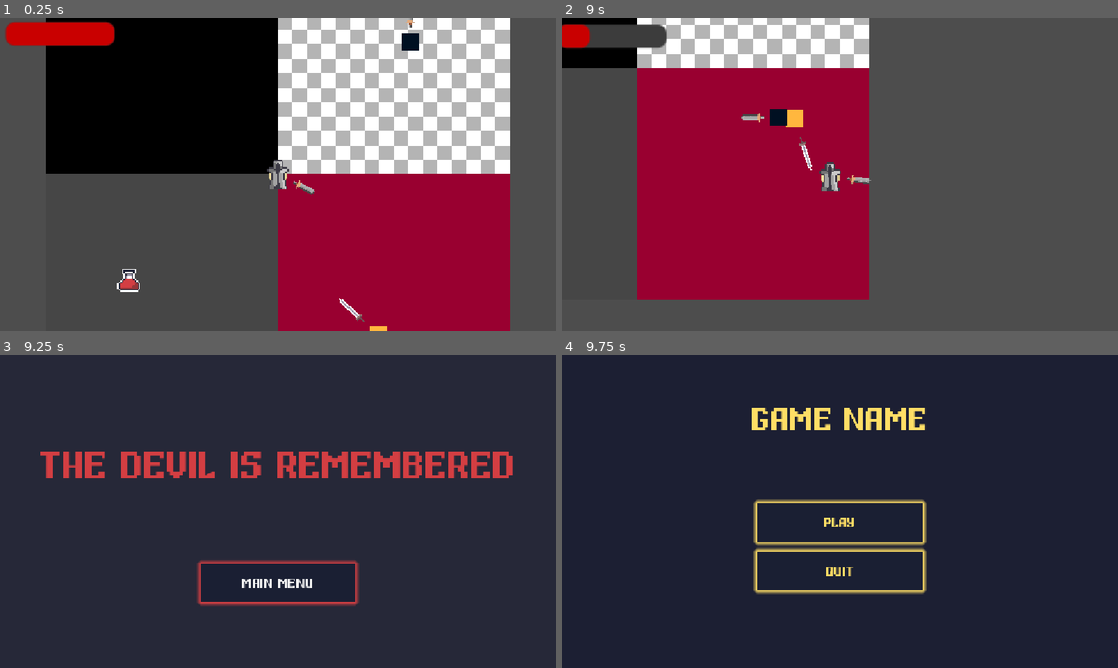
Above: before the commit, frames 1-4 (two rows, left to right).
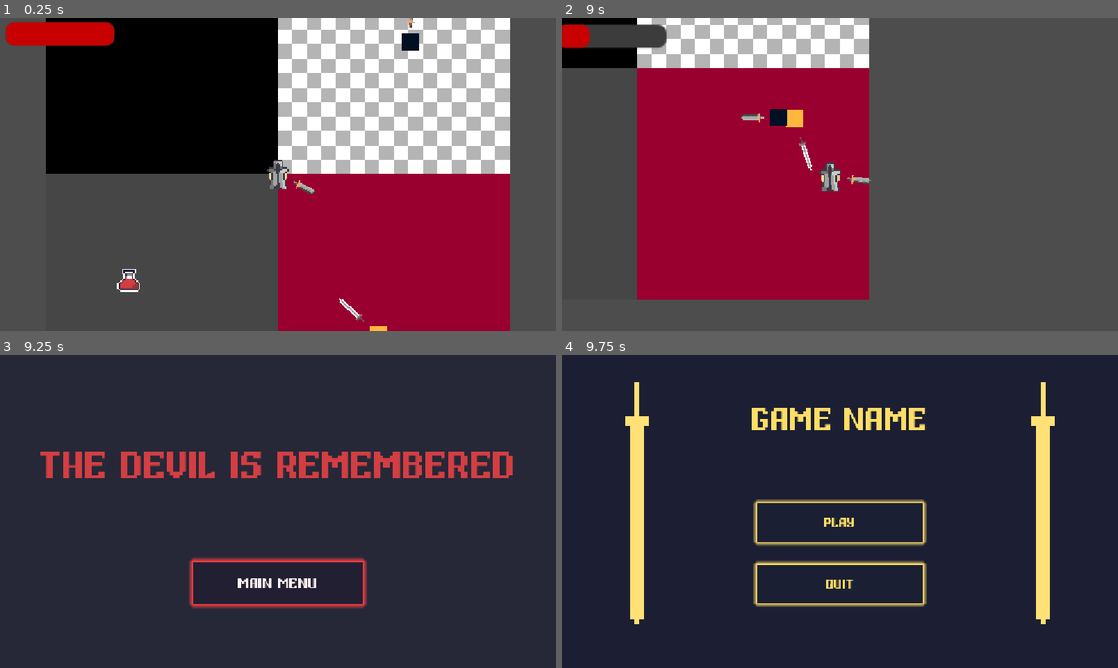
Above: after the commit, the same moments.

Repository: vovashymon-prog/schooldoor_game
Game: Godot game, scene res://scenes/Main.tscn
Two runs of this game, one before a commit and one after it. Both use one fixed random seed, a clock stepped at 60 frames per second and the inputs below.
Inputs (mouse positions are in pixels of both pictures, inside the frame that each line leads up to):
- Up to frame 1 (0.25 s): no input
- Up to frame 2 (9 s): move the mouse to (962, 158) at 0.52 s; hold D (right) 0.53-1.28 s; move the mouse to (728, 190) at 1.27 s; hold S (down) 1.28-2.03 s; move the mouse to (895, 105) at 2.02 s; hold D (right) 2.03-2.78 s; move the mouse to (812, 237) at 2.77 s; hold W (up) 2.78-3.53 s; move the mouse to (1006, 221) at 3.52 s; hold A (left) 3.53-5.03 s; move the mouse to (673, 127) at 4.27 s; move the mouse to (867, 174) at 5.02 s; hold S (down) 5.03-5.78 s; move the mouse to (756, 96) at 5.77 s; hold D (right) 5.78-6.53 s; move the mouse to (962, 158) at 6.52 s; hold W (up) 6.53-7.28 s; move the mouse to (728, 190) at 7.27 s; hold D (right) 7.28-8.03 s; move the mouse to (895, 105) at 8.02 s; hold S (down) 8.03-8.78 s; move the mouse to (812, 237) at 8.77 s; hold A (left) from 8.78 s (still down)
- Up to frame 3 (9.25 s): keep holding A (left)
- Up to frame 4 (9.75 s): release A (left) at 9.5 s; click "Main Menu" at 9.5 s

Frames 1-2 are identical in both runs. In frame 3, 2.0% of the frame differs, in the area x 34-66%, y 64-81%; in frame 4, 5.4%, in the area x 11-89%, y 8-86%.

Commit message:
добавив мечі в меню
анімував мечі і кнопки

Diff:
--- a/schooldoor-game/scenes/main_menu.tscn
+++ /dev/null
@@ -1,100 +0,0 @@
-[gd_scene format=3 uid="uid://47eylt8lh2ai"]
-
-[ext_resource type="FontFile" uid="uid://cqy7r0bgc4rbt" path="res://fonts/Digital_Thin.ttf" id="1_l6cm7"]
-
-[sub_resource type="StyleBoxFlat" id="StyleBoxFlat_8vrlf"]
-bg_color = Color(0.101960786, 0.12156863, 0.2, 1)
-border_color = Color(0.827451, 0.24313726, 0.25882354, 1)
-corner_detail = 1
-shadow_color = Color(1, 0.87058824, 0.39607844, 1)
-shadow_size = 9
-
-[sub_resource type="StyleBoxFlat" id="StyleBoxFlat_y5lnu"]
-bg_color = Color(0.101960786, 0.12156863, 0.34901962, 0.7921569)
-
-[sub_resource type="StyleBoxFlat" id="StyleBoxFlat_ekxnf"]
-bg_color = Color(0.101960786, 0.12156863, 0.2, 1)
-border_color = Color(0.827451, 0.24313726, 0.25882354, 1)
-corner_detail = 1
-shadow_color = Color(0.827451, 0.24313726, 0.25882354, 1)
-shadow_size = 9
-
-[node name="MainMenu" type="Control" unique_id=1964427849]
-layout_mode = 3
-anchors_preset = 15
-anchor_right = 1.0
-anchor_bottom = 1.0
-grow_horizontal = 2
-grow_vertical = 2
-
-[node name="ColorRect" type="ColorRect" parent="." unique_id=856975729]
-layout_mode = 1
-anchors_preset = 15
-anchor_right = 1.0
-anchor_bottom = 1.0
-grow_horizontal = 2
-grow_vertical = 2
-color = Color(0.10980392, 0.12156863, 0.2, 1)
-
-[node name="MarginContainer" type="MarginContainer" parent="." unique_id=760245027]
-layout_mode = 1
-anchors_preset = -1
-anchor_left = 0.5
-anchor_top = 0.643
-anchor_right = 0.5
-anchor_bottom = 0.643
-offset_left = -172.0
-offset_top = -110.0
-offset_right = 172.0
-offset_bottom = 110.0
-grow_horizontal = 2
-grow_vertical = 2
-
-[node name="VBoxContainer" type="VBoxContainer" parent="MarginContainer" unique_id=1144705869]
-layout_mode = 2
-theme_override_constants/separation = 20
-
-[node name="ButtonPlay" type="Button" parent="MarginContainer/VBoxContainer" unique_id=1178559835]
-custom_minimum_size = Vector2(320, 80)
-layout_mode = 2
-size_flags_vertical = 8
-theme_override_colors/font_color = Color(1, 0.87058824, 0.39607844, 1)
-theme_override_fonts/font = ExtResource("1_l6cm7")
-theme_override_font_sizes/font_size = 24
-theme_override_styles/normal = SubResource("StyleBoxFlat_8vrlf")
-theme_override_styles/pressed = SubResource("StyleBoxFlat_y5lnu")
-theme_override_styles/hover = SubResource("StyleBoxFlat_ekxnf")
-text = "PLAY"
-
-[node name="ButtonQuit" type="Button" parent="MarginContainer/VBoxContainer" unique_id=5385743]
-custom_minimum_size = Vector2(320, 80)
-layout_mode = 2
-size_flags_vertical = 8
-theme_override_colors/font_color = Color(1, 0.87058824, 0.39607844, 1)
-theme_override_fonts/font = ExtResource("1_l6cm7")
-theme_override_font_sizes/font_size = 24
-theme_override_styles/normal = SubResource("StyleBoxFlat_8vrlf")
-theme_override_styles/pressed = SubResource("StyleBoxFlat_y5lnu")
-theme_override_styles/hover = SubResource("StyleBoxFlat_ekxnf")
-text = "QUIT"
-
-[node name="GameName" type="Label" parent="." unique_id=1441987421]
-layout_mode = 1
-anchors_preset = -1
-anchor_left = 0.5
-anchor_top = 0.196
-anchor_right = 0.5
-anchor_bottom = 0.214
-offset_left = -48.5
-offset_top = -11.5
-offset_right = 48.5
-offset_bottom = 11.5
-grow_horizontal = 2
-grow_vertical = 2
-theme_override_colors/font_color = Color(1, 0.87058824, 0.39607844, 1)
-theme_override_colors/font_shadow_color = Color(0, 0, 0.5058824, 0)
-theme_override_constants/line_spacing = 3
-theme_override_constants/shadow_offset_x = 2
-theme_override_fonts/font = ExtResource("1_l6cm7")
-theme_override_font_sizes/font_size = 56
-text = "GAME NAME"
--- a/schooldoor-game/scenes/ui/MainMenu.tscn
+++ b/schooldoor-game/scenes/ui/MainMenu.tscn
@@ -2,6 +2,9 @@
 
 [ext_resource type="Script" uid="uid://c4k83tkaom1cb" path="res://scripts/pause_menu.gd" id="1_6jbdy"]
 [ext_resource type="FontFile" uid="uid://cqy7r0bgc4rbt" path="res://fonts/Digital_Thin.ttf" id="1_yqorp"]
+[ext_resource type="Script" uid="uid://bx6edqmb07fck" path="res://scripts/button_animation.gd" id="3_xpiny"]
+[ext_resource type="Texture2D" uid="uid://d01upqrklrrdf" path="res://sprites/Sword_for_menu.png" id="4_bhu4a"]
+[ext_resource type="Script" uid="uid://bwob1sus0b2yv" path="res://scripts/floating_for_swords_in_menu.gd" id="5_e2per"]
 
 [sub_resource type="StyleBoxFlat" id="StyleBoxFlat_0ykhv"]
 bg_color = Color(0.101960786, 0.12156863, 0.2, 1)
@@ -54,7 +57,7 @@
 
 [node name="VBoxContainer" type="VBoxContainer" parent="MarginContainer" unique_id=181268511]
 layout_mode = 2
-theme_override_constants/separation = 20
+theme_override_constants/separation = 47
 
 [node name="ButtonPlay" type="Button" parent="MarginContainer/VBoxContainer" unique_id=1817896532]
 custom_minimum_size = Vector2(320, 80)
@@ -67,6 +70,7 @@
 theme_override_styles/pressed = SubResource("StyleBoxFlat_2wh52")
 theme_override_styles/hover = SubResource("StyleBoxFlat_ow34m")
 text = "PLAY"
+script = ExtResource("3_xpiny")
 
 [node name="ButtonQuit" type="Button" parent="MarginContainer/VBoxContainer" unique_id=1128105627]
 custom_minimum_size = Vector2(320, 80)
@@ -79,6 +83,7 @@
 theme_override_styles/pressed = SubResource("StyleBoxFlat_2wh52")
 theme_override_styles/hover = SubResource("StyleBoxFlat_ow34m")
 text = "QUIT"
+script = ExtResource("3_xpiny")
 
 [node name="GameName" type="Label" parent="." unique_id=1150554922]
 layout_mode = 1
@@ -101,5 +106,52 @@
 theme_override_font_sizes/font_size = 56
 text = "GAME NAME"
 
+[node name="MarginContainer2" type="MarginContainer" parent="." unique_id=1662771322]
+layout_mode = 1
+anchors_preset = 6
+anchor_left = 1.0
+anchor_top = 0.5
+anchor_right = 1.0
+anchor_bottom = 0.5
+offset_left = -40.0
+offset_top = -20.0
+offset_bottom = 20.0
+grow_horizontal = 0
+grow_vertical = 2
+theme_override_constants/margin_left = -115
+
+[node name="Control" type="Control" parent="MarginContainer2" unique_id=1384323274]
+layout_mode = 2
+
+[node name="SwordForMenu2" type="Sprite2D" parent="MarginContainer2/Control" unique_id=1604485821]
+rotation = 1.5707964
+scale = Vector2(10, 10)
+texture = ExtResource("4_bhu4a")
+script = ExtResource("5_e2per")
+
+[node name="MarginContainer3" type="MarginContainer" parent="." unique_id=1336619496]
+layout_mode = 1
+anchors_preset = 4
+anchor_top = 0.5
+anchor_bottom = 0.5
+offset_top = -20.0
+offset_right = 40.0
+offset_bottom = 20.0
+grow_vertical = 2
+theme_override_constants/margin_left = 155
+
+[node name="Control" type="Control" parent="MarginContainer3" unique_id=897686953]
+layout_mode = 2
+
+[node name="SwordForMenu2" type="Sprite2D" parent="MarginContainer3/Control" unique_id=1329997525]
+rotation = 1.5707964
+scale = Vector2(10, 10)
+texture = ExtResource("4_bhu4a")
+script = ExtResource("5_e2per")
+
+[connection signal="mouse_entered" from="MarginContainer/VBoxContainer/ButtonPlay" to="MarginContainer/VBoxContainer/ButtonPlay" method="_on_mouse_entered"]
+[connection signal="mouse_exited" from="MarginContainer/VBoxContainer/ButtonPlay" to="MarginContainer/VBoxContainer/ButtonPlay" method="_on_mouse_exited"]
 [connection signal="pressed" from="MarginContainer/VBoxContainer/ButtonPlay" to="." method="_on_inMenu_play_pressed"]
+[connection signal="mouse_entered" from="MarginContainer/VBoxContainer/ButtonQuit" to="MarginContainer/VBoxContainer/ButtonQuit" method="_on_mouse_entered"]
+[connection signal="mouse_exited" from="MarginContainer/VBoxContainer/ButtonQuit" to="MarginContainer/VBoxContainer/ButtonQuit" method="_on_mouse_exited"]
 [connection signal="pressed" from="MarginContainer/VBoxContainer/ButtonQuit" to="." method="_on_quit_pressed"]
--- a/schooldoor-game/scenes/ui/death_screen.tscn
+++ b/schooldoor-game/scenes/ui/death_screen.tscn
@@ -2,6 +2,7 @@
 
 [ext_resource type="FontFile" uid="uid://cqy7r0bgc4rbt" path="res://fonts/Digital_Thin.ttf" id="1_j0ehl"]
 [ext_resource type="Script" uid="uid://c4k83tkaom1cb" path="res://scripts/pause_menu.gd" id="1_njuei"]
+[ext_resource type="Script" uid="uid://bx6edqmb07fck" path="res://scripts/button_animation.gd" id="3_w6at5"]
 
 [sub_resource type="StyleBoxFlat" id="StyleBoxFlat_v5gy4"]
 bg_color = Color(0.10980392, 0.12156863, 0.2, 0.7921569)
@@ -80,5 +81,8 @@
 theme_override_styles/pressed = SubResource("StyleBoxFlat_mqh5l")
 theme_override_styles/hover = SubResource("StyleBoxFlat_7ns25")
 text = "Main Menu"
+script = ExtResource("3_w6at5")
 
+[connection signal="mouse_entered" from="Panel/ButtonMainMenu" to="Panel/ButtonMainMenu" method="_on_mouse_entered"]
+[connection signal="mouse_exited" from="Panel/ButtonMainMenu" to="Panel/ButtonMainMenu" method="_on_mouse_exited"]
 [connection signal="pressed" from="Panel/ButtonMainMenu" to="." method="_on_main_menu_pressed"]
--- /dev/null
+++ b/schooldoor-game/scenes/ui/main_menu.tscn
@@ -0,0 +1,156 @@
+[gd_scene format=3 uid="uid://caco8p06litwn"]
+
+[ext_resource type="FontFile" uid="uid://cqy7r0bgc4rbt" path="res://fonts/Digital_Thin.ttf" id="1_fe2o3"]
+[ext_resource type="Script" uid="uid://bx6edqmb07fck" path="res://scripts/button_animation.gd" id="2_1g8jr"]
+[ext_resource type="Texture2D" uid="uid://d01upqrklrrdf" path="res://sprites/Sword_for_menu.png" id="3_m1kxf"]
+[ext_resource type="Script" uid="uid://bwob1sus0b2yv" path="res://scripts/floating_for_swords_in_menu.gd" id="4_x2yvf"]
+
+[sub_resource type="StyleBoxFlat" id="StyleBoxFlat_8vrlf"]
+bg_color = Color(0.101960786, 0.12156863, 0.2, 1)
+border_color = Color(0.827451, 0.24313726, 0.25882354, 1)
+corner_detail = 1
+shadow_color = Color(1, 0.87058824, 0.39607844, 1)
+shadow_size = 9
+
+[sub_resource type="StyleBoxFlat" id="StyleBoxFlat_y5lnu"]
+bg_color = Color(0.101960786, 0.12156863, 0.34901962, 0.7921569)
+
+[sub_resource type="StyleBoxFlat" id="StyleBoxFlat_ekxnf"]
+bg_color = Color(0.101960786, 0.12156863, 0.2, 1)
+border_color = Color(0.827451, 0.24313726, 0.25882354, 1)
+corner_detail = 1
+shadow_color = Color(0.827451, 0.24313726, 0.25882354, 1)
+shadow_size = 9
+
+[node name="MainMenu" type="Control" unique_id=1964427849]
+layout_mode = 3
+anchors_preset = 15
+anchor_right = 1.0
+anchor_bottom = 1.0
+grow_horizontal = 2
+grow_vertical = 2
+metadata/_edit_vertical_guides_ = [181.0, 391.0, 756.0, 932.0, 972.0]
+
+[node name="ColorRect" type="ColorRect" parent="." unique_id=856975729]
+layout_mode = 1
+anchors_preset = 15
+anchor_right = 1.0
+anchor_bottom = 1.0
+offset_left = -17.0
+offset_top = -4.0
+offset_right = 9.0
+offset_bottom = 17.0
+grow_horizontal = 2
+grow_vertical = 2
+color = Color(0.10980392, 0.12156863, 0.2, 1)
+
+[node name="MarginContainer" type="MarginContainer" parent="." unique_id=760245027]
+layout_mode = 1
+anchors_preset = -1
+anchor_left = 0.5
+anchor_top = 0.643
+anchor_right = 0.5
+anchor_bottom = 0.643
+offset_left = -172.0
+offset_top = -110.0
+offset_right = 172.0
+offset_bottom = 110.0
+grow_horizontal = 2
+grow_vertical = 2
+
+[node name="VBoxContainer" type="VBoxContainer" parent="MarginContainer" unique_id=1144705869]
+layout_mode = 2
+theme_override_constants/separation = 37
+
+[node name="ButtonPlay" type="Button" parent="MarginContainer/VBoxContainer" unique_id=1178559835]
+custom_minimum_size = Vector2(320, 80)
+layout_mode = 2
+size_flags_vertical = 8
+theme_override_colors/font_color = Color(1, 0.87058824, 0.39607844, 1)
+theme_override_fonts/font = ExtResource("1_fe2o3")
+theme_override_font_sizes/font_size = 24
+theme_override_styles/normal = SubResource("StyleBoxFlat_8vrlf")
+theme_override_styles/pressed = SubResource("StyleBoxFlat_y5lnu")
+theme_override_styles/hover = SubResource("StyleBoxFlat_ekxnf")
+text = "PLAY"
+script = ExtResource("2_1g8jr")
+
+[node name="ButtonQuit" type="Button" parent="MarginContainer/VBoxContainer" unique_id=5385743]
+custom_minimum_size = Vector2(320, 80)
+layout_mode = 2
+size_flags_vertical = 8
+theme_override_colors/font_color = Color(1, 0.87058824, 0.39607844, 1)
+theme_override_fonts/font = ExtResource("1_fe2o3")
+theme_override_font_sizes/font_size = 24
+theme_override_styles/normal = SubResource("StyleBoxFlat_8vrlf")
+theme_override_styles/pressed = SubResource("StyleBoxFlat_y5lnu")
+theme_override_styles/hover = SubResource("StyleBoxFlat_ekxnf")
+text = "QUIT"
+script = ExtResource("2_1g8jr")
+
+[node name="GameName" type="Label" parent="." unique_id=1441987421]
+layout_mode = 1
+anchors_preset = -1
+anchor_left = 0.5
+anchor_top = 0.156
+anchor_right = 0.5
+anchor_bottom = 0.156
+offset_left = -185.5
+offset_right = 185.5
+offset_bottom = 58.0
+grow_horizontal = 2
+theme_override_colors/font_color = Color(1, 0.87058824, 0.39607844, 1)
+theme_override_colors/font_shadow_color = Color(0, 0, 0.5058824, 0)
+theme_override_constants/line_spacing = 3
+theme_override_constants/shadow_offset_x = 2
+theme_override_fonts/font = ExtResource("1_fe2o3")
+theme_override_font_sizes/font_size = 57
+text = "GAME NAME"
+
+[node name="MarginContainer2" type="MarginContainer" parent="." unique_id=1870262314]
+layout_mode = 1
+anchors_preset = 6
+anchor_left = 1.0
+anchor_top = 0.5
+anchor_right = 1.0
+anchor_bottom = 0.5
+offset_left = -40.0
+offset_top = -20.0
+offset_bottom = 20.0
+grow_horizontal = 0
+grow_vertical = 2
+theme_override_constants/margin_left = -115
+
+[node name="Control" type="Control" parent="MarginContainer2" unique_id=2101225580]
+layout_mode = 2
+
+[node name="SwordForMenu2" type="Sprite2D" parent="MarginContainer2/Control" unique_id=1858634680]
+rotation = 1.5707964
+scale = Vector2(10, 10)
+texture = ExtResource("3_m1kxf")
+script = ExtResource("4_x2yvf")
+
+[node name="MarginContainer3" type="MarginContainer" parent="." unique_id=1081423866]
+layout_mode = 1
+anchors_preset = 4
+anchor_top = 0.5
+anchor_bottom = 0.5
+offset_top = -20.0
+offset_right = 40.0
+offset_bottom = 20.0
+grow_vertical = 2
+theme_override_constants/margin_left = 155
+
+[node name="Control" type="Control" parent="MarginContainer3" unique_id=1625186415]
+layout_mode = 2
+
+[node name="SwordForMenu2" type="Sprite2D" parent="MarginContainer3/Control" unique_id=1202267681]
+rotation = 1.5707964
+scale = Vector2(10, 10)
+texture = ExtResource("3_m1kxf")
+script = ExtResource("4_x2yvf")
+
+[connection signal="mouse_entered" from="MarginContainer/VBoxContainer/ButtonPlay" to="MarginContainer/VBoxContainer/ButtonPlay" method="_on_mouse_entered"]
+[connection signal="mouse_exited" from="MarginContainer/VBoxContainer/ButtonPlay" to="MarginContainer/VBoxContainer/ButtonPlay" method="_on_mouse_exited"]
+[connection signal="mouse_entered" from="MarginContainer/VBoxContainer/ButtonQuit" to="MarginContainer/VBoxContainer/ButtonQuit" method="_on_mouse_entered"]
+[connection signal="mouse_exited" from="MarginContainer/VBoxContainer/ButtonQuit" to="MarginContainer/VBoxContainer/ButtonQuit" method="_on_mouse_exited"]
--- a/schooldoor-game/scenes/ui/win_screen.tscn
+++ b/schooldoor-game/scenes/ui/win_screen.tscn
@@ -2,6 +2,7 @@
 
 [ext_resource type="FontFile" uid="uid://cqy7r0bgc4rbt" path="res://fonts/Digital_Thin.ttf" id="1_1cgod"]
 [ext_resource type="Script" uid="uid://c4k83tkaom1cb" path="res://scripts/pause_menu.gd" id="1_uqtu8"]
+[ext_resource type="Script" uid="uid://bx6edqmb07fck" path="res://scripts/button_animation.gd" id="3_xl2x5"]
 
 [sub_resource type="StyleBoxFlat" id="StyleBoxFlat_v5gy4"]
 bg_color = Color(0.10980392, 0.12156863, 0.2, 0.7921569)
@@ -80,5 +81,8 @@
 theme_override_styles/pressed = SubResource("StyleBoxFlat_mqh5l")
 theme_override_styles/hover = SubResource("StyleBoxFlat_7ns25")
 text = "Main Menu"
+script = ExtResource("3_xl2x5")
 
+[connection signal="mouse_entered" from="Panel/ButtonMainMenu" to="Panel/ButtonMainMenu" method="_on_mouse_entered"]
+[connection signal="mouse_exited" from="Panel/ButtonMainMenu" to="Panel/ButtonMainMenu" method="_on_mouse_exited"]
 [connection signal="pressed" from="Panel/ButtonMainMenu" to="." method="_on_main_menu_pressed"]
--- /dev/null
+++ b/schooldoor-game/scripts/button_animation.gd
@@ -0,0 +1,24 @@
+extends Button
+
+# Запам'ятовуємо початковий розмір кнопки
+@onready var original_scale: Vector2 = scale
+
+func _ready() -> void:
+	# Додаємо вузол у режим центрування трансформації,
+	# щоб кнопка росла з центру, а не з кута (дуже важливо!)
+	pivot_offset = size / 2
+
+# Коли миша наводиться на кнопку
+func _on_mouse_entered() -> void:
+	var tween = create_tween().set_parallel(true)
+	# Плавно збільшуємо на 10% (scale 1.1) за 0.15 секунди
+	tween.tween_property(self, "scale", Vector2(1.1, 1.1), 0.15)
+	# Можна паралельно змінити колір ( modulate ) на трохи світліший або червонуватий
+	tween.tween_property(self, "modulate", Color(1.3, 1.0, 1.0), 0.15)
+
+# Коли миша злітає з кнопки
+func _on_mouse_exited() -> void:
+	var tween = create_tween().set_parallel(true)
+	# Повертаємо назад у звичайний стан
+	tween.tween_property(self, "scale", original_scale, 0.15)
+	tween.tween_property(self, "modulate", Color(1.0, 1.0, 1.0), 0.15)
--- /dev/null
+++ b/schooldoor-game/scripts/floating_for_swords_in_menu.gd
@@ -0,0 +1,12 @@
+extends Sprite2D
+
+@onready var start_y: float = position.y
+var time: float = 0.0
+
+func _process(delta: float) -> void:
+	# Додаємо delta, а не системний час — це прибирає будь-які мікро-ринки
+	time += delta
+
+	# Множник 1.5 робить коливання дуже повільним і заспокійливим
+	# 30.0 — це на скільки пікселів в боки він відхиляється
+	position.y = start_y + sin(time * 0.5) * 30.0
Not shown, added: schooldoor-game/scripts/button_animation.gd.uid
Not shown, added: schooldoor-game/scripts/floating_for_swords_in_menu.gd.uid
Binary file added: schooldoor-game/sprites/Sword_for_menu.png
Not shown, added: schooldoor-game/sprites/Sword_for_menu.png.import
